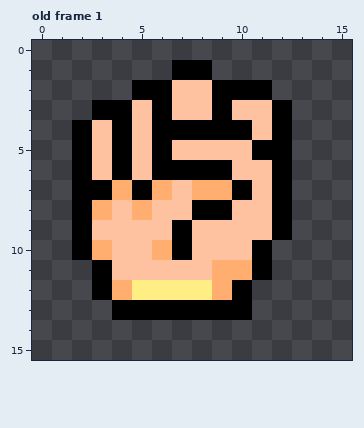
Two versions of one pixel-art file, Assets/Aseprite/hand.aseprite. Above: the version before the commit.
16x16 pixels, 1 frame. Shown: old frame 1.
Once edited:
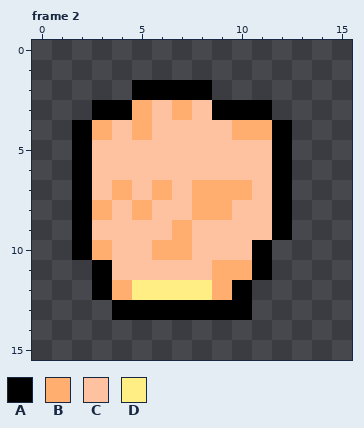
Palette (. is transparent): A #000000  B #ffae70  C #ffc2a1  D #ffee83
A new or re-ordered frame is compared with the old frame closest to it.
What changed:
frames 1 -> 2
Frame 2 is new; against old frame 1:
Colour A replaces colour C in row 2 at x 7 to 8; in row 3 at x 10 to 11.
Colour B replaces colour A in row 4 at x 10; in row 7 at x 10; in row 8 at x 8 to 9; in rows 9 to 10 at x 7.
Colour B replaces colour C in row 3 at x 5 and 7; in row 4 at x 3, 5 and 11.
Colour C replaces colour A in row 3 at x 6; in row 4 at x 4 and 6 to 9; in row 5 at x 4, 6 and 11; in row 6 at x 4 and 6 to 9; in row 7 at x 3 and 5.
The author cleared colour A in row 1 at x 7 to 8; in row 2 at x 9 to 11; in row 3 at x 12.
Boxes around the changes in both pictures, in picture pixels (x1, y1, x2, y2):
changed: (92, 60, 292, 260)
